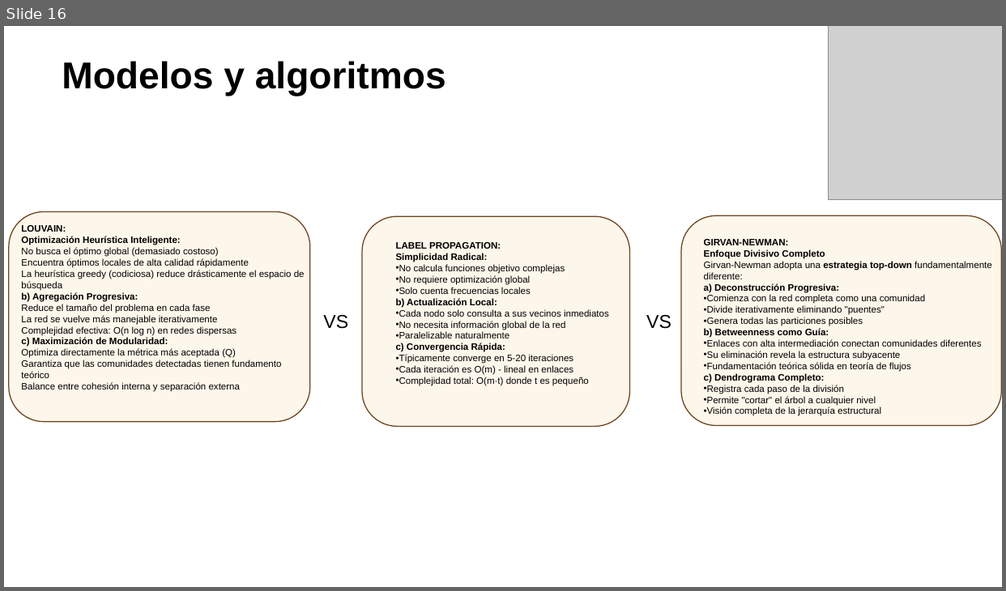
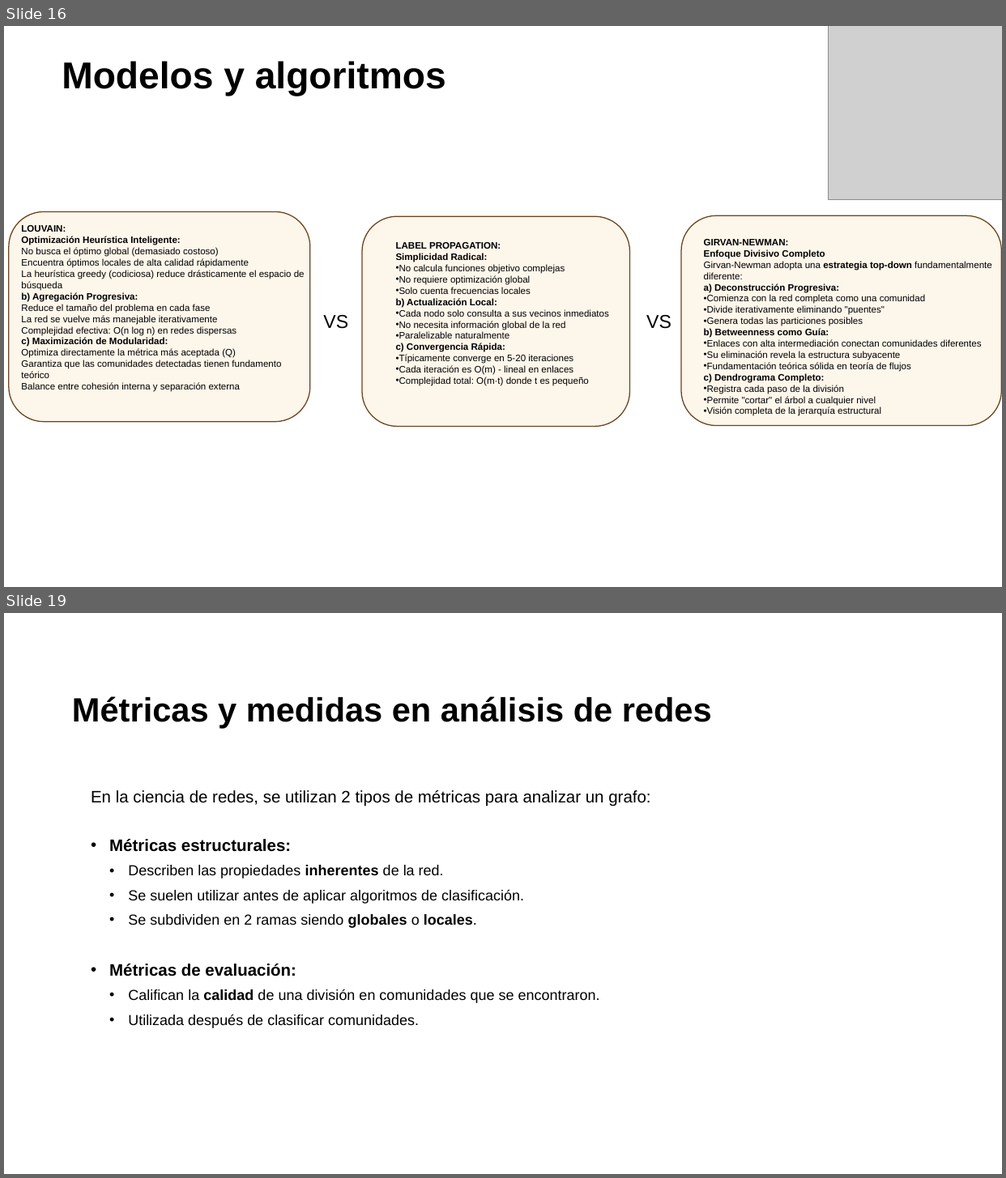
Before and after one commit to mrmiguel564/Proyecto-redes, a slide deck: ppt_deteccion_de_comunidades.pptx. Shown one above the other, each under a label of ours: slide 16 before the commit, slides 16 and 19 after it; the slides between them are not shown. The pictures are 1006x591 and 1006x1178 pixels, drawn with LibreOffice and Linux fonts; fonts in the diff are those of the drawing; grey boxes stand for pictures. Boxes give left, top, right and bottom in pixels: in the first picture for what was removed or moved away, otherwise in the second. Text is boxed around its words. In the diff, an @@ line names an element or a change of style, - is before the commit and + after.

```diff
--- a/ppt_deteccion_de_comunidades.pptx
+++ b/ppt_deteccion_de_comunidades.pptx
@@ slide 19 added at <box>4,613,1002,1174</box>, background #FFFFFF @@
@@ title added at <box>72,696,712,728</box>, 32.4 pt, text #000000, bold @@
+Métricas y medidas en análisis de redes
@@ text added at <box>91,790,650,1029</box>, 14 pt, text #000000 @@
+  En la ciencia de redes, se utilizan 2 tipos de métricas para analizar un grafo:
+  • Métricas estructurales:
+    • Describen las propiedades inherentes de la red.
+    • Se suelen utilizar antes de aplicar algoritmos de clasificación.
+    • Se subdividen en 2 ramas siendo globales o locales.
+  • Métricas de evaluación:
+    • Califican la calidad de una división en comunidades que se encontraron.
+    • Utilizada después de clasificar comunidades.
```
Also in this commit, not shown: 4 slides changed, 11 other slides added.
